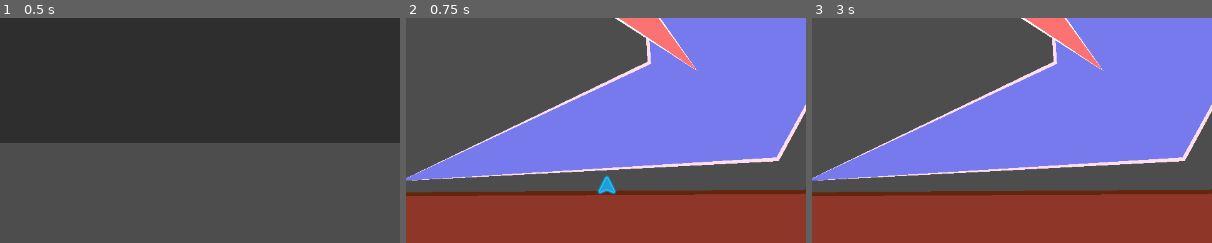
Above: before the commit, frames 1-3 (left to right).
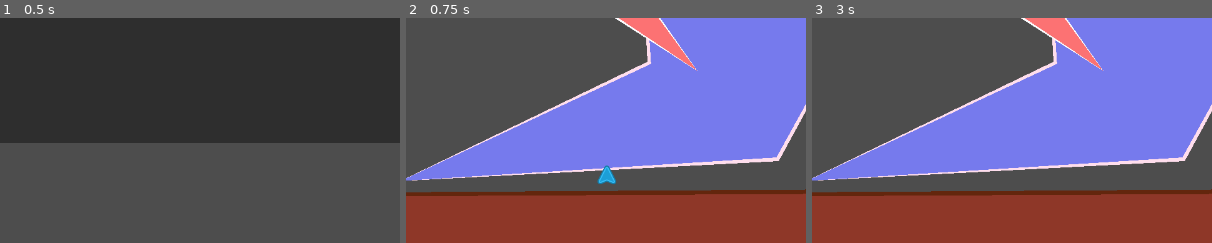
Above: after the commit, the same moments.

Repository: Xiul109/Basic_Principles_of_Autoreplicant_Engineering
Game: Godot game, scene res://main_scene.tscn
The game is run twice, just before and just after one commit, with the same random seed, the same clock (stepped at 60 frames per second) and the same inputs.
Inputs:
- Up to frame 1 (0.5 s): no input
- Up to frame 2 (0.75 s): click "Level 1" at 0.5 s
- Up to frame 3 (3 s): click "Play" at 1.25 s; click "Play" at 2 s; click "x2" at 2.75 s
The pictures show only the part of the screen within x 24-74%, y 50-100%; the shares and areas given below are measured in that part.

Frame 1 is identical in both runs. In frame 2, 0.4% of the frame differs, in the area x 47-53%, y 65-79%; in frame 3, nothing differs.

Commit message:
Fixed multiple replicant problems

Diff:
--- a/game_elements/replicant.gd
+++ b/game_elements/replicant.gd
@@ -12,8 +12,11 @@
 func _process(delta):
 	for i in len(pieces):
 		$Line2D.points[i] = pieces[i].position
+
 	if mode != Mode.DEFAULT:
-		_update_positioning()
+		$origin.position = _find_mean_point()
+		#_move_pieces(-_find_mean_point())
+
 
 func replicate(rep_mode: Mode = Mode.DEFAULT) -> Array[Replicant]:
 	var replicas : Array[Replicant] = []
@@ -29,6 +32,7 @@
 		var replica := duplicate(5)
 		replica.mode = rep_mode
 		replica.update_pos_from_arrow(arrow)
+		replica._delete_pieces_velocity()
 		replica.fill_arrows()
 		replicas.append(replica)
 		replica.modulate = active_color
@@ -42,8 +46,8 @@
 	return false
 
 func update_pos_from_arrow(arrow: ReplicaArrow):
-	global_position = arrow.global_position
 	global_rotation = arrow.global_rotation
+	global_position += arrow.global_position - $origin.global_position
 
 func _mode_set(new_mode: Mode):
 	mode = new_mode
@@ -83,14 +87,20 @@
 	if node is ReplicaArrow:
 		arrows.erase(node)
 
-func _update_positioning():
+func _find_mean_point() -> Vector2:
+	var mean_point := Vector2.ZERO
 	if len(pieces) <= 0:
-		return
+		return mean_point
 
-	var mean_point := Vector2.ZERO
 	for piece in pieces:
 		mean_point += piece.position
-	mean_point /= len(pieces)
+	return mean_point / len(pieces)
+
+func _move_pieces(offset : Vector2):
 	for piece in pieces:
-		piece.position -= mean_point
-	position += mean_point
+		piece.position += offset
+	position -= offset
+
+func _delete_pieces_velocity():
+	for piece in pieces:
+		piece.linear_velocity = Vector2.ZERO
--- a/game_elements/replicant.tscn
+++ b/game_elements/replicant.tscn
@@ -7,7 +7,6 @@
 script = ExtResource("1_43msj")
 
 [node name="origin" type="Sprite2D" parent="."]
-position = Vector2(0, 15.71)
 scale = Vector2(0.47, 0.47)
 texture = ExtResource("2_sjqk3")
 
